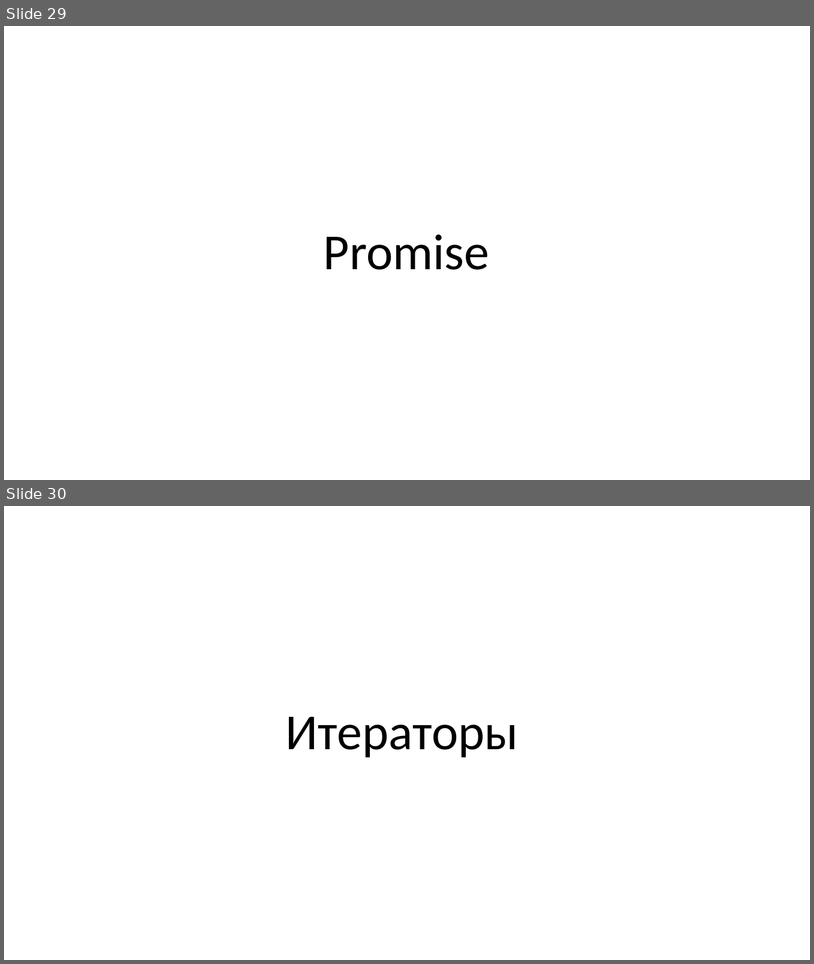
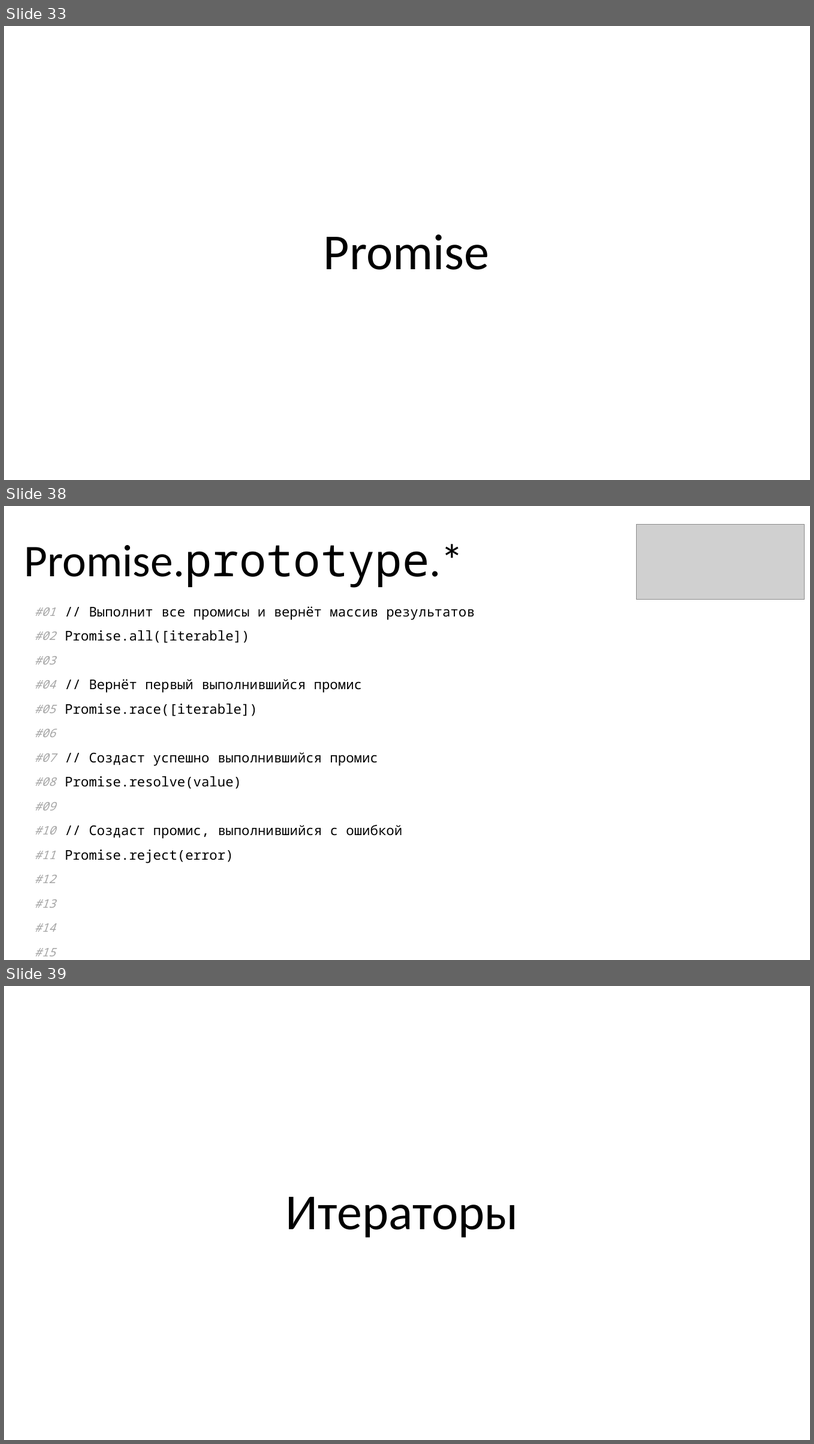
Before and after one commit to KOPTE3/modern-es, a slide deck: Modern ES.pptx. Shown one above the other, each under a label of ours: slides 29 and 30 before the commit, slides 33, 38 and 39 after it; the slides between them are not shown. The pictures are 814x964 and 814x1444 pixels, drawn with LibreOffice and Linux fonts; fonts in the diff are those of the drawing; grey boxes stand for pictures. Boxes give left, top, right and bottom in pixels: in the first picture for what was removed or moved away, otherwise in the second. Text is boxed around its words. In the diff, an @@ line names an element or a change of style, - is before the commit and + after.

```diff
--- a/Modern ES.pptx
+++ b/Modern ES.pptx
@@ slide 38 added at (4,506,810,960), background #FFFFFF @@
@@ picture added at (637,525,805,599) @@
@@ title added at (24,544,464,587), 54 pt, text #000000 @@
+Promise.prototype.*
@@ table added at (27,599,768,958), 16 rows, 2 columns @@
+#01 | // Выполнит все промисы и вернёт массив результатов
+#02 | Promise.all([iterable])
+#03 | 
+#04 | // Вернёт первый выполнившийся промис
+#05 | Promise.race([iterable])
+#06 | 
+#07 | // Создаст успешно выполнившийся промис
+#08 | Promise.resolve(value)
+#09 | 
+#10 | // Создаст промис, выполнившийся с ошибкой
+#11 | Promise.reject(error)
+#12 | 
+#13 | 
+#14 | 
+#15 | 
+#16 | 
@@ what was slide 29 is now slide 33 @@
@@ what was slide 30 is now slide 39 @@
```
Also in this commit, not shown: 3 slides changed, 15 other slides added.
